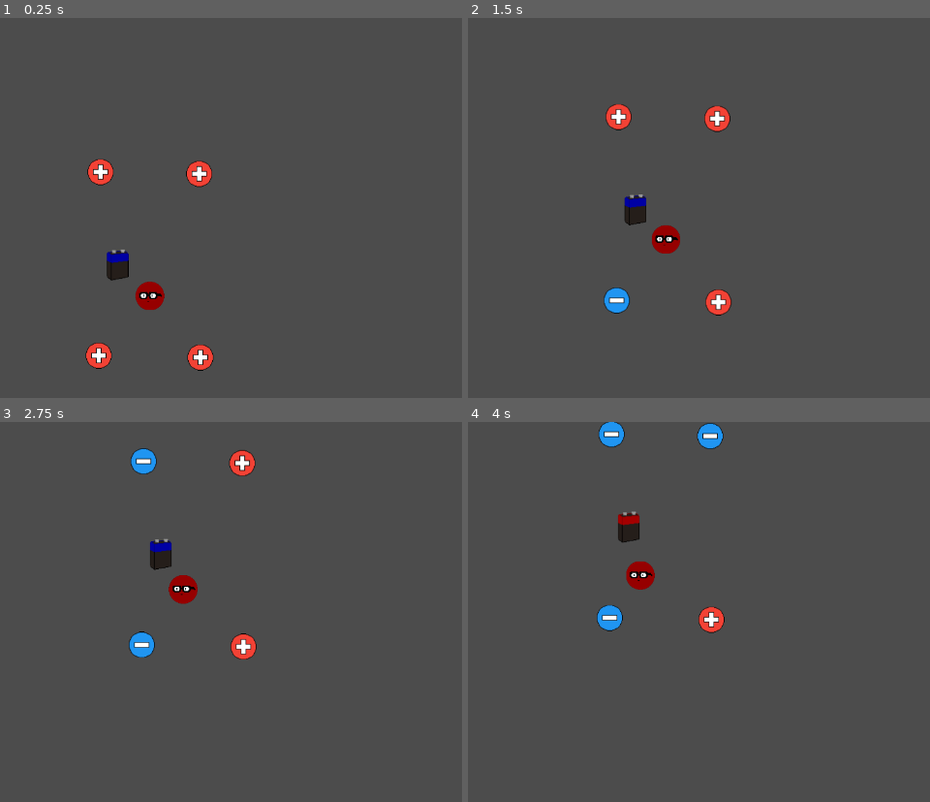
Above: before the commit, frames 1-4 (two rows, left to right).
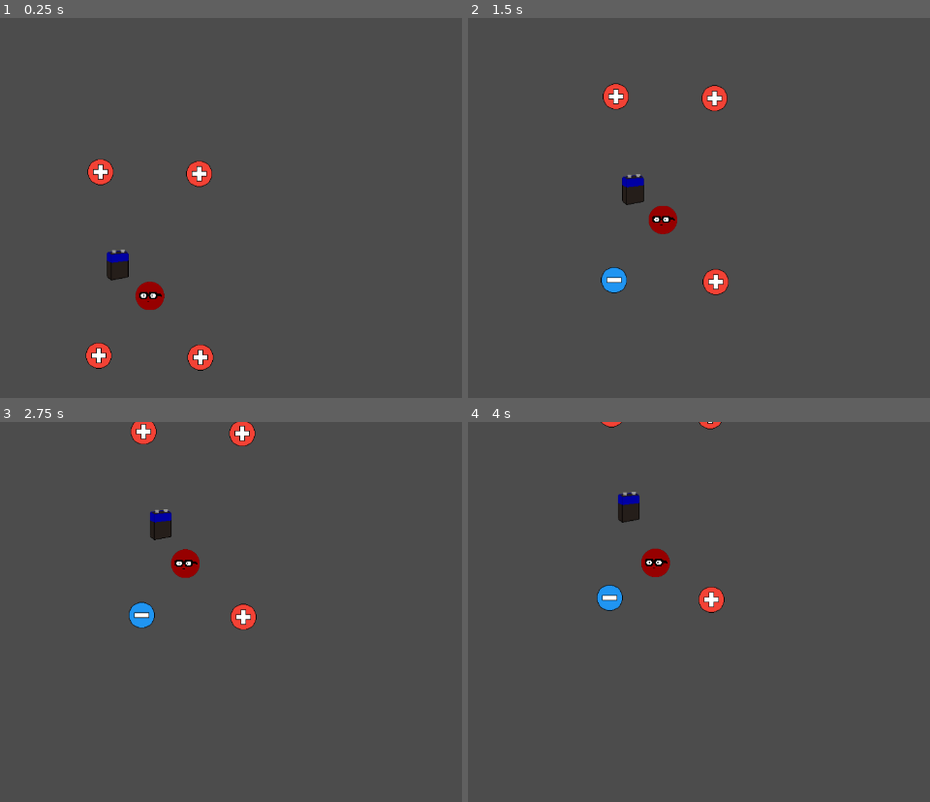
Above: after the commit, the same moments.

Repository: Gamedev-do-Hiroshi/changecharge
Game: Godot game, scene res://scenes/Fase.tscn
The game is run twice, just before and just after one commit, with the same random seed, the same clock (stepped at 60 frames per second) and the same inputs.
Inputs (mouse positions are in pixels of both pictures, inside the frame that each line leads up to):
- Up to frame 1 (0.25 s): no input
- Up to frame 2 (1.5 s): move the mouse to (597, 371) at 0.52 s; click (597, 371) at 0.67 s; move the mouse to (712, 333) at 1.27 s; click (712, 333) at 1.42 s
- Up to frame 3 (2.75 s): move the mouse to (147, 486) at 2.02 s; click (147, 486) at 2.17 s
- Up to frame 4 (4 s): move the mouse to (712, 463) at 2.77 s; click (712, 463) at 2.92 s; move the mouse to (629, 539) at 3.52 s; click (629, 539) at 3.67 s

The runs differ from the first frame. In frame 2, 3.4% of the frame differs, in the area x 28-58%, y 17-79%; in frame 3, 3.8%, in the area x 27-56%, y 0-63%; in frame 4, 2.9%.

Commit message:
Trapezio corrigido :)

Diff:
--- a/Game/scenes/Fase.tscn
+++ b/Game/scenes/Fase.tscn
@@ -10,7 +10,7 @@
 [node name="Campo" parent="." instance=ExtResource( 4 )]
 position = Vector2( 483.117, 73.6705 )
 Objeto = 2
-B = 0.05
+B = 0.1
 Altura = 500.0
 Comprimento = 500.0
 
--- a/Game/scripts/Player.gd
+++ b/Game/scripts/Player.gd
@@ -6,7 +6,9 @@
 
 var vel = Vector2()
 var ace = Vector2()
+var dace = Vector2()
 var ant_ace = Vector2()
+var ant_dace = Vector2()
 
 var vel_pot = 0.0
 var K = 1000.0
@@ -29,20 +31,25 @@
 func movimento(delta):
 
 	ant_ace = ace
+	ant_dace = dace
 	ace = Vector2()
+	dace = Vector2()
 
 	for carga in cargas:
 		aux = (self.position - carga.position).length()
 		ace += K * (self.position - carga.position).normalized() * carga.charge * charge / (aux * aux)
+		dace -= 2*K * (self.position - carga.position).normalized() * carga.charge * charge / (aux * aux * aux)
 
 	ace += charge * campo_magnetico * vel.tangent()
+	dace += charge * campo_magnetico * ace.tangent()
 
 
 	if primeira_passada:
 		ant_ace = ace
+		ant_dace = dace
 		primeira_passada = false
 
 
-	vel += (ace + ant_ace ) * delta / 2
+	vel += (ace + ant_ace ) * delta / 2 + vel * (dace - dace) * delta * delta / 12
 
 	#self.position += vel * delta
Not shown: 17 places in Game/scenes/Title_Screen.tscn that only renumber resources
